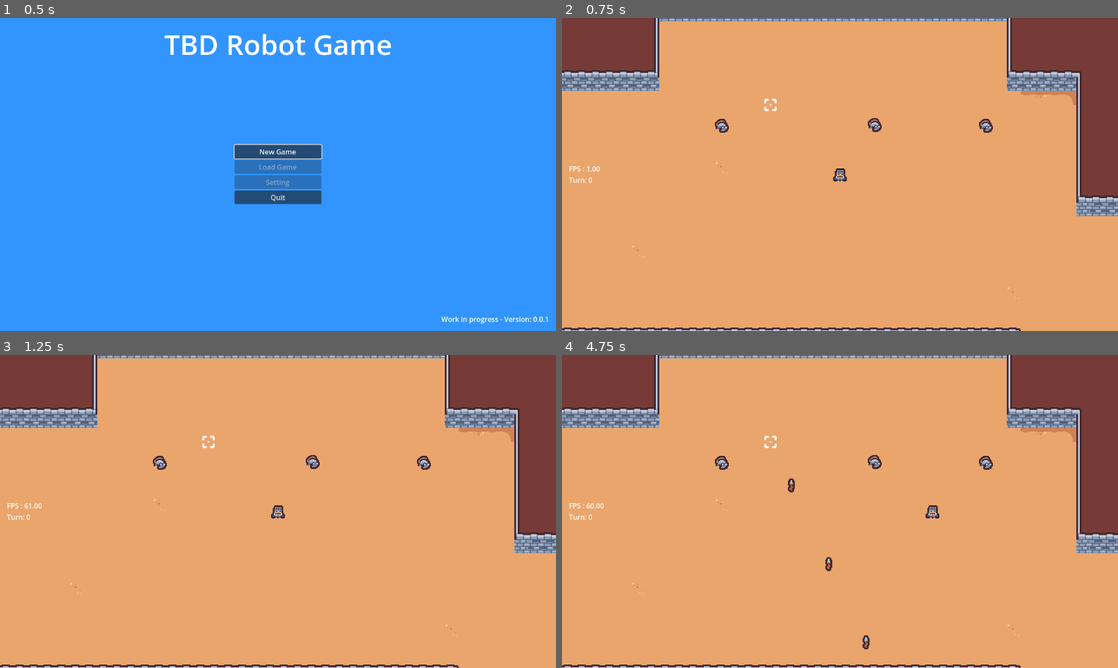
Above: before the commit, frames 1-4 (two rows, left to right).
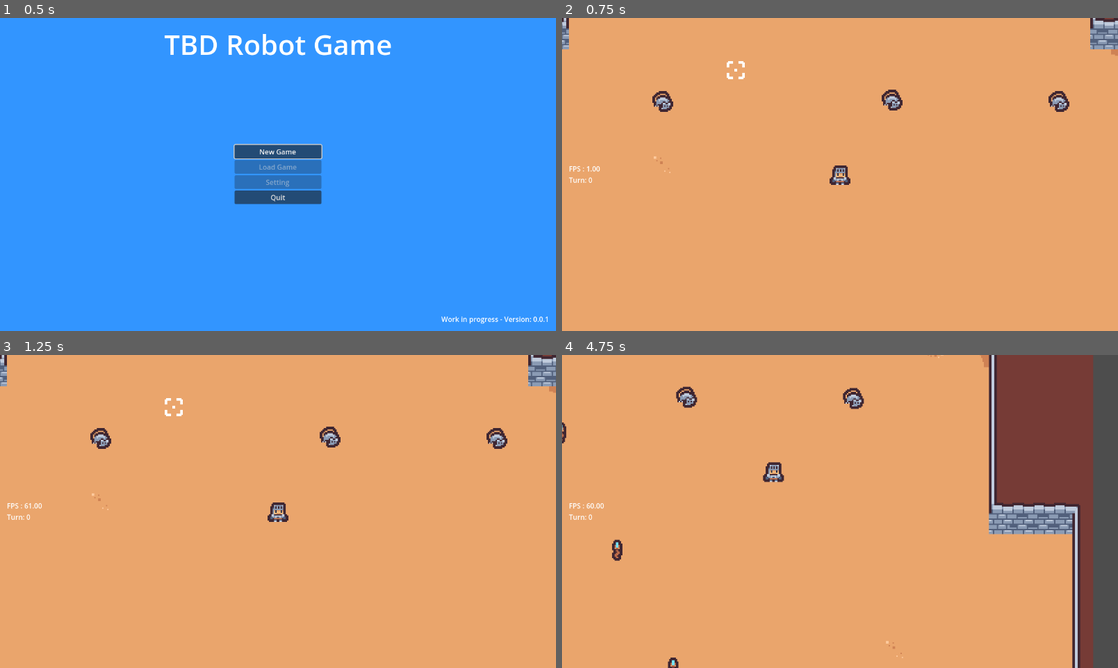
Above: after the commit, the same moments.

Repository: andarms/turn_base_tdb
Game: Godot game, scene res://src/scenes/main_menu/main_menu.tscn
Same seed, same stepped clock (60 frames per second), same inputs: the game is played once before the commit and once after it.
Inputs (mouse positions are in pixels of both pictures, inside the frame that each line leads up to):
- Up to frame 1 (0.5 s): no input
- Up to frame 2 (0.75 s): click "New Game" at 0.5 s
- Up to frame 3 (1.25 s): no input
- Up to frame 4 (4.75 s): tap Enter at 1.25 s; move the mouse to (962, 495) at 1.27 s; hold Right (right) 1.28-2.03 s; tap Shift (aim) every 0.75 s from 1.35 to 4.35 s; move the mouse to (728, 527) at 2.02 s; hold Down (down) 2.03-2.78 s; move the mouse to (895, 442) at 2.77 s; hold Right (right) 2.78-3.53 s; move the mouse to (812, 574) at 3.52 s; hold Up (up) 3.53-4.28 s; move the mouse to (1006, 558) at 4.27 s; hold Left (left) from 4.28 s (still down)

Frame 1 is identical in both runs. In frame 2, 15% of the frame differs, in the area x 0-100%, y 0-100%; in frame 3, 15%; in frame 4, 20%.

Commit message:
add dynamic camera

Diff:
--- /dev/null
+++ b/src/components/dynamic_camera.gd
@@ -0,0 +1,18 @@
+class_name DynamicCamera extends Camera2D
+
+const MAX_DISTANCE = 48
+
+var target_distance = 0
+var center_position = position
+
+func _process(delta):
+	var diretion = center_position.direction_to(get_local_mouse_position())
+	var target_position = center_position + diretion * target_distance
+	position = target_position.clamp(
+		center_position - Vector2(MAX_DISTANCE, MAX_DISTANCE),
+		center_position + Vector2(MAX_DISTANCE, MAX_DISTANCE)
+		)
+
+func _input(event):
+	if event is InputEventMouseMotion:
+		target_distance = center_position.distance_to(get_local_mouse_position()) / 2
--- a/src/scenes/play/play.tscn
+++ b/src/scenes/play/play.tscn
@@ -8,6 +8,7 @@
 [ext_resource type="Script" path="res://src/components/damage.gd" id="5_fo6ru"]
 [ext_resource type="Script" path="res://src/components/hitbox.gd" id="5_o6aha"]
 [ext_resource type="PackedScene" uid="uid://do0d53gt66oah" path="res://src/entities/enemies/enemy.tscn" id="6_5808j"]
+[ext_resource type="Script" path="res://src/components/dynamic_camera.gd" id="6_y40in"]
 [ext_resource type="PackedScene" uid="uid://dwgl40a2yjoso" path="res://src/components/bullet/bullet.tscn" id="9_4q3cs"]
 [ext_resource type="Script" path="res://src/components/bullet/bullet_spawner.gd" id="9_35a1t"]
 [ext_resource type="Script" path="res://src/entities/player/Cursor.gd" id="11_px5qi"]
@@ -47,6 +48,12 @@
 [node name="Player" parent="." instance=ExtResource("2_hiq2x")]
 position = Vector2(80, 80)
 
+[node name="DynamicCamera" type="Camera2D" parent="Player"]
+zoom = Vector2(3, 3)
+position_smoothing_enabled = true
+position_smoothing_speed = 2.0
+script = ExtResource("6_y40in")
+
 [node name="HitBox" type="Area2D" parent="." node_paths=PackedStringArray("damage")]
 position = Vector2(8, 24)
 script = ExtResource("5_o6aha")
@@ -74,10 +81,6 @@
 bullet = ExtResource("9_4q3cs")
 bullet_direction = Vector2(2.08165e-12, -1)
 
-[node name="Camera2D" type="Camera2D" parent="."]
-position = Vector2(80, 80)
-zoom = Vector2(2, 2)
-
 [node name="Cursor" type="Node2D" parent="."]
 script = ExtResource("11_px5qi")
 
@@ -85,5 +88,3 @@
 texture = ExtResource("12_chs6x")
 region_enabled = true
 region_rect = Rect2(0, 80, 16, 16)
-
-[editable path="Player"]
Not shown: 1 places in src/scenes/play/play.tscn that only renumber resources
